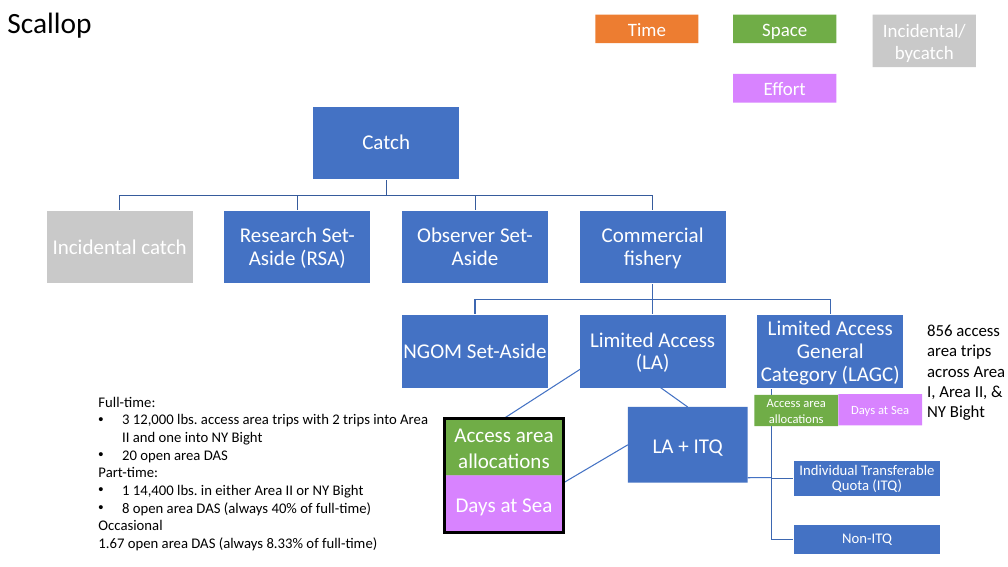
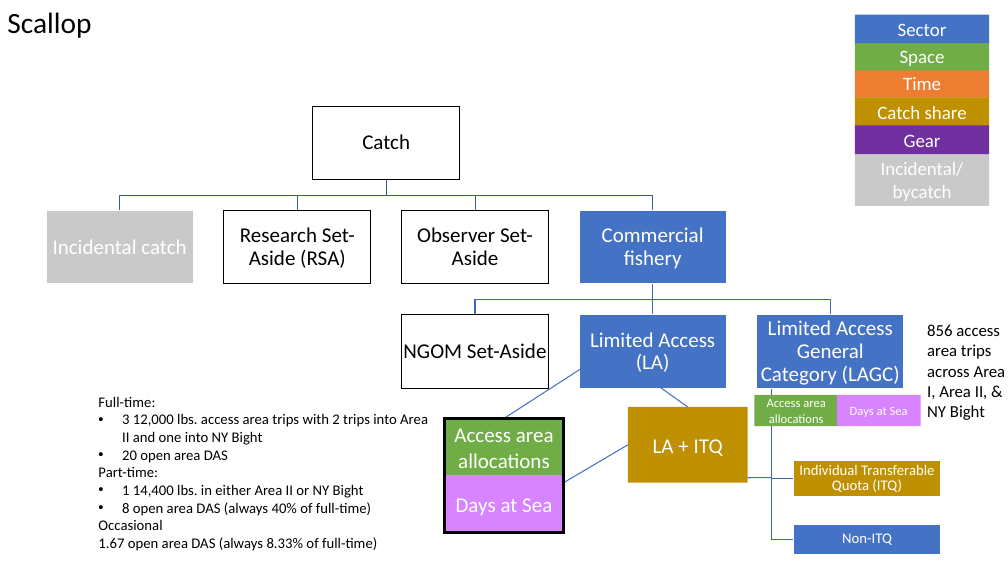
Before and after one commit to zoekitchel/cc_allocation, a slide deck: slide 5 of figures/flow_charts.pptx. Drawn at 1008x567 pixels with LibreOffice and Linux fonts; fonts in the diff are those of the drawing. Boxes give left, top, right and bottom in pixels: in the first picture for what was removed or moved away, otherwise in the second. Text is boxed around its words. In the diff, an @@ line names an element or a change of style, - is before the commit and + after.

```diff
--- a/figures/flow_charts.pptx
+++ b/figures/flow_charts.pptx
@@ rectangle added at box(855, 14, 990, 43), fill #4472C4, 18 pt, text #FFFFFF @@
+Sector
@@ rectangle "Space": place and size @@
-rectangle "Space" at box(734, 14, 836, 43)
+rectangle "Space" at box(855, 42, 990, 70)
@@ rectangle removed at box(734, 74, 836, 103) @@
-Effort
@@ rectangle "Time": place and size @@
-rectangle "Time" at box(596, 14, 699, 43)
+rectangle "Time" at box(855, 69, 990, 98)
@@ rectangle added at box(855, 98, 990, 126), fill #BF9000, 18 pt, text #FFFFFF @@
+Catch share
@@ rectangle added at box(855, 126, 990, 154), fill #7030A0, 18 pt, text #FFFFFF @@
+Gear
@@ rectangle "Incidental/": place and size @@
-rectangle "Incidental/" at box(873, 14, 975, 67)
+rectangle "Incidental/" at box(855, 154, 990, 206)
@@ text in rectangle at box(881, 162, 964, 201): text changed @@
-Incidental/bycatch
+Incidental/
+bycatch
@@ text colour #FFFFFF to #000000 in 4 elements at box(362, 134, 410, 149), box(240, 227, 355, 268), box(417, 227, 533, 265), box(403, 343, 547, 358) @@
@@ fill #4472C4 to #FFFFFF; outline #FFFFFF 1 pt to #000000 1 pt in 4 elements at box(313, 107, 460, 180), box(224, 211, 371, 284), box(402, 211, 548, 284), box(402, 315, 548, 388) @@
@@ rectangle "LA + ITQ" at box(628, 407, 748, 482): fill #4472C4 to #BF9001 @@
@@ rectangle at box(794, 461, 941, 496): fill #4472C4 to #BF9001 @@
```
Also in this commit, not shown: 4 other slides changed, 2 slides added, 1 slide removed, 1 other file.
